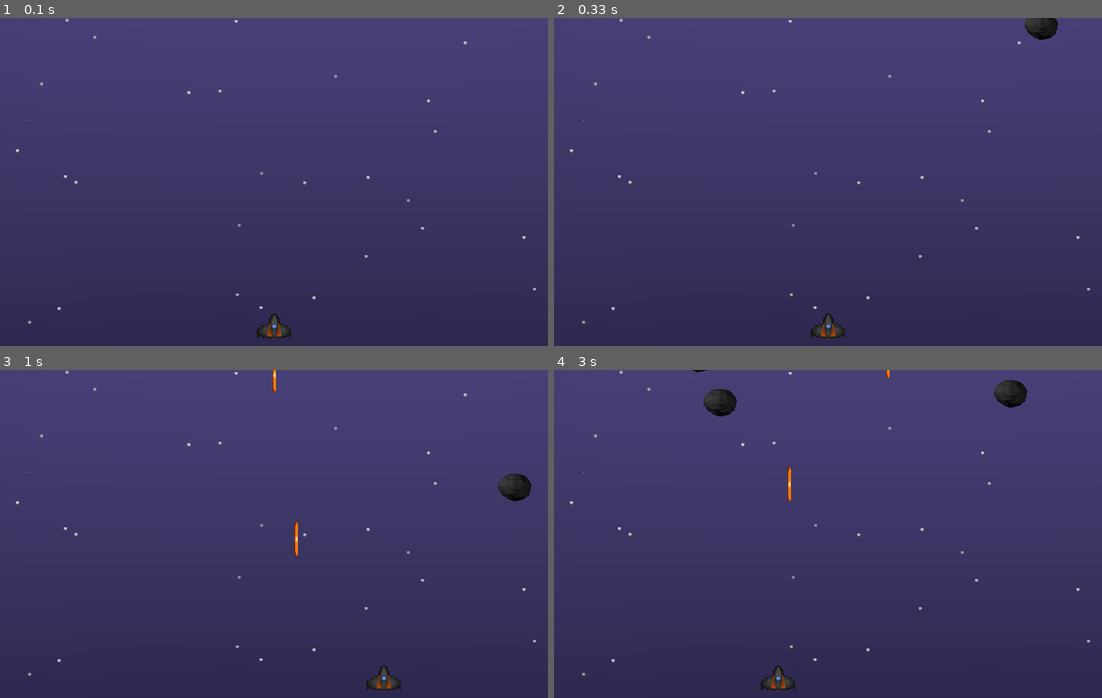
Above: before the commit, frames 1-4 (two rows, left to right).
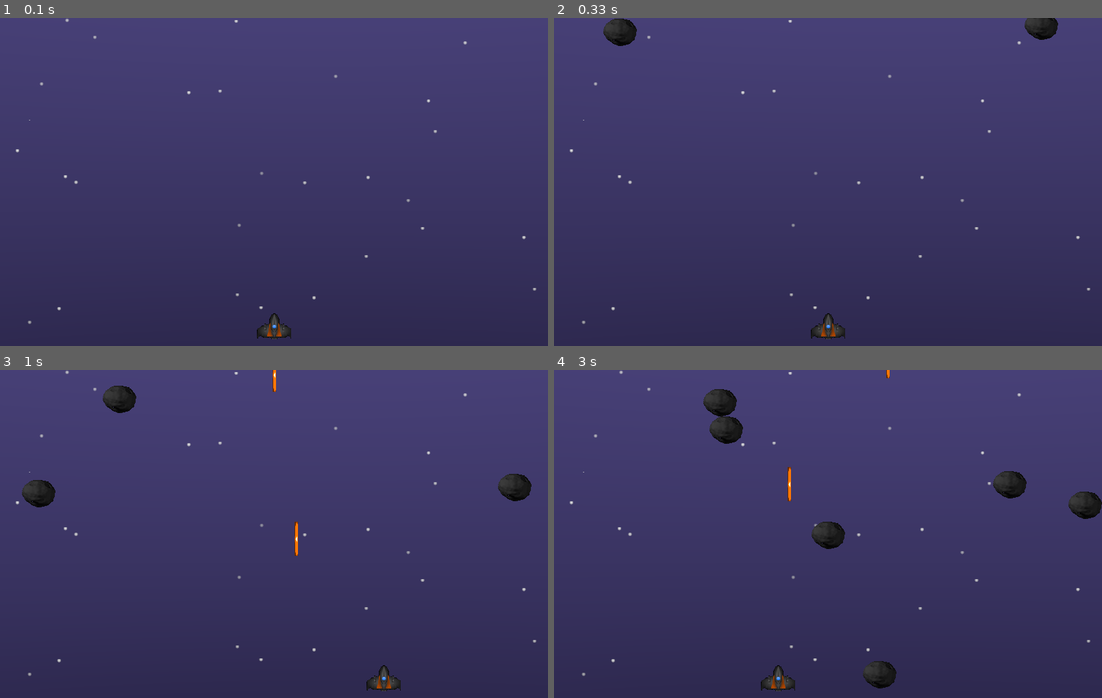
Above: after the commit, the same moments.

Repository: BobPiterson/InfEge
Game: pygame game, started from Программы вводного курса/Графика/shmap3 - добавляем выстрелы и коллизии.py
The game is run twice, just before and just after one commit, with the same random seed, the same clock (stepped at 60 frames per second) and the same inputs.
Inputs:
- Up to frame 1 (0.1 s): no input
- Up to frame 2 (0.33 s): no input
- Up to frame 3 (1 s): tap Space at 0.33, 0.73 s; hold Right from 0.67 s (still down)
- Up to frame 4 (3 s): tap Space at 1.03, 1.23, 1.53, 1.73, 2.03, 2.3, 2.6 s; release Right at 1.13 s; hold Right 1.17-1.63 s; hold Left 1.67-2.2 s; hold Left 2.23-2.63 s

Frame 1 is identical in both runs. In frame 2, 0.4% of the frame differs, in the area x 9-16%, y 0-9%; in frame 3, 0.8%; in frame 4, 2.4%, in the area x 25-100%, y 0-98%.

Commit message:
pygame - добавляем выстрелы и коллизии

Diff:
--- a/Программы вводного курса/Графика/shmap4.py
+++ b/Программы вводного курса/Графика/shmap3 - добавляем выстрелы и коллизии.py
@@ -1,5 +1,12 @@
-# Игра Shmup - 1 часть
-# Cпрайт игрока и управление
+# Игра Shmup - 3 часть
+# Добавлено:
+# 1) заменяем все спрайты на картинки из заранее заготовленных файлов
+# 2) добавляем в спрайт игрока Метод для выстрела игрока
+# 3) добавляем описание спрайта - выстрела
+# 4) проверяем коллизии - пересечение спрайта метеорита и игрока, а также пересечение выстрела и метеорита
+#
+#
+#
 import pygame
 import random
 from os import path # для определения пути к файлу в любой операционной системе
@@ -24,7 +31,7 @@
 pygame.mixer.init() # инициализация звука
 screen = pygame.display.set_mode((WIDTH, HEIGHT))
 pygame.display.set_caption("Игра!")
-clock = pygame.time.Clock() # отчет частоты кадров
+clock = pygame.time.Clock() # отсчет частоты кадров
 
 # Загрузка всей игровой графики
 background = pygame.image.load(path.join(img_dir, 'starfield2.png')).convert()
@@ -103,7 +110,6 @@
         self.image = pygame.transform.scale(bullet_img, (5, 50)) # уменьшаем размер картинки до заданного
         self.image.set_colorkey(BLACK) # убрать черный прямоугольник вокруг спрайта
 
-
         #self.image = pygame.Surface((10, 20))
         #self.image.fill(YELLOW)
         self.rect = self.image.get_rect()
@@ -116,9 +122,6 @@
         if self.rect.bottom < 0:
             self.kill()
 
-
-
-
 # создаем новый набор для всех спрайтов
 all_sprites = pygame.sprite.Group()
 # создаем экземпляр класса Player
@@ -129,18 +132,13 @@
 # создаем новый набор спрайтов для врагов:
 mobs = pygame.sprite.Group()
 # создаем экземпляры классов Враги:
-for i in range(4):
+for i in range(10):
     m = Mob()           # создаем в переменной m экземпляр класса
     all_sprites.add(m)  # добавляем экземпляр в общий набор всех спрайтов
     mobs.add(m)         # добавляем экземпляр в набор для врагов
 
 # создаем новый набор спрайтов для пуль:
 bullets = pygame.sprite.Group()
-
-
-
-
-
 
 
 # Цикл игры
@@ -164,7 +162,7 @@
 
     # Обновление спрайтов - вызывает для каждого спрайта из общего набора спрайтов метод update
     all_sprites.update()
-    # Проверка, не ударил ли моб игрока
+    # Проверка, не ударил ли моб игрока, заканчиваем игру при попадании по игроку
     hits = pygame.sprite.spritecollide(player, mobs, False)
     if hits:
         running = False
